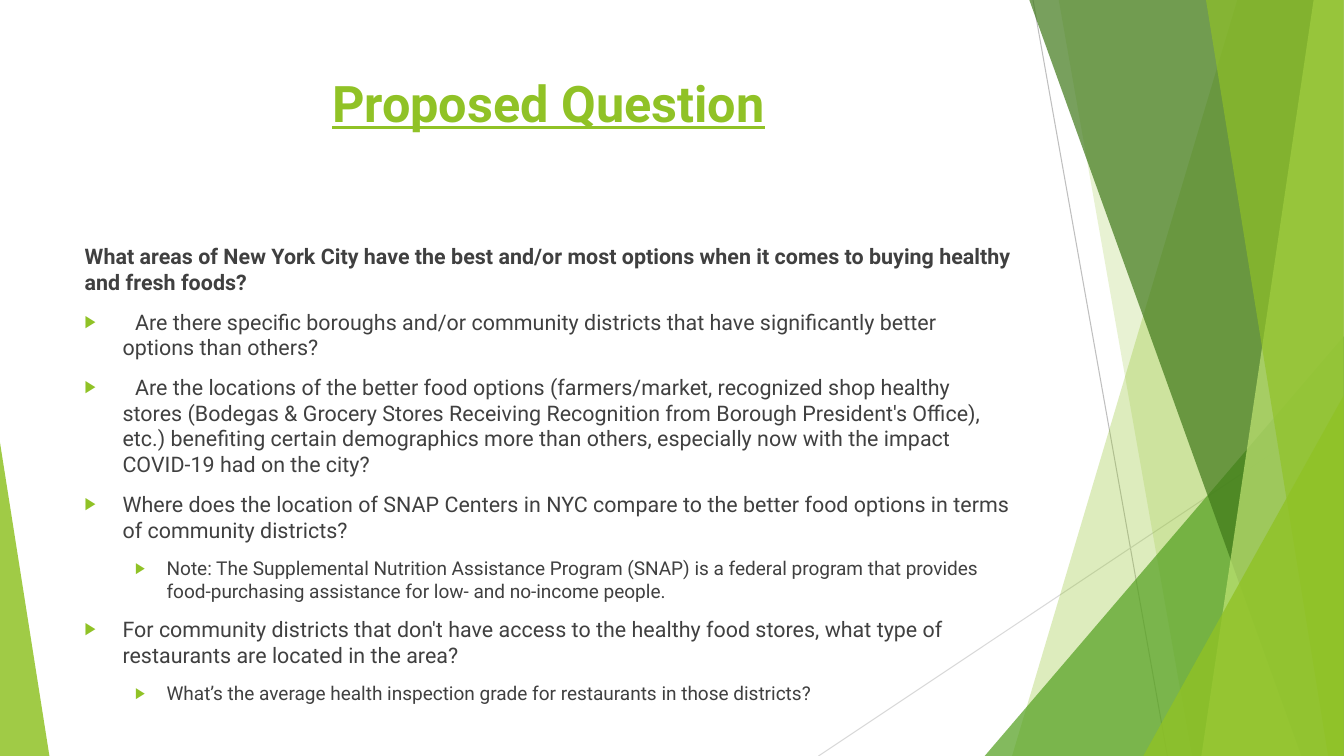
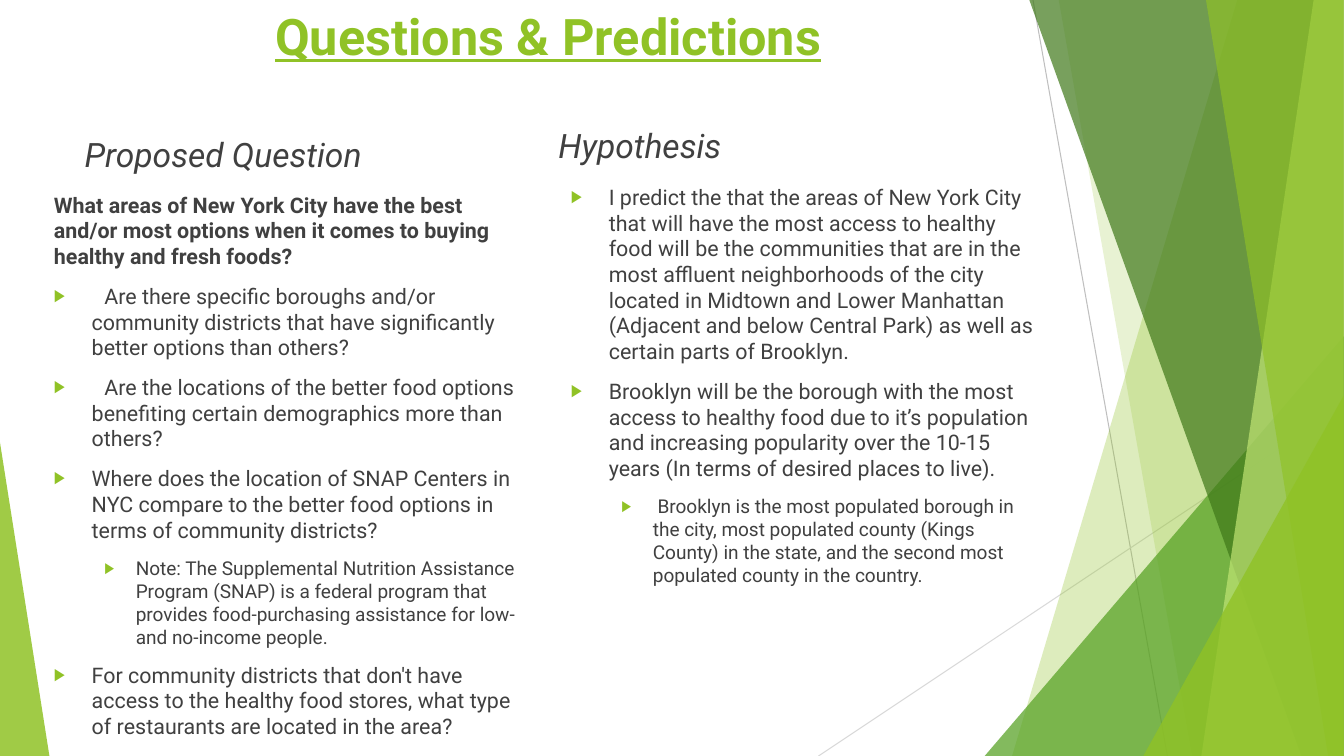
Before and after one commit to LJRollerII/NSS_Capstone_Project, a slide deck: slide 3 of presentation/Healthy_Food_Access_in_NYC.pptx. Drawn at 1344x756 pixels with LibreOffice and Linux fonts; fonts in the diff are those of the drawing. Boxes give left, top, right and bottom in pixels: in the first picture for what was removed or moved away, otherwise in the second. Text is boxed around its words. In the diff, an @@ line names an element or a change of style, - is before the commit and + after.

```diff
--- a/presentation/Healthy_Food_Access_in_NYC.pptx
+++ b/presentation/Healthy_Food_Access_in_NYC.pptx
@@ title added at (275, 17, 821, 62), 36 pt, text #90C226, bold, underline @@
+Questions & Predictions
@@ text "Proposed Question": place and size @@
-text "Proposed Question" at (332, 84, 764, 133)
+text "Proposed Question" at (85, 142, 362, 174)
@@ text "Proposed Question" at (85, 142, 362, 174): size 36 to 24 pt, text colour #90C226 to #404040, bold off, italic on, underline off; alignment centre to left; more space between paragraphs; vertical alignment top to bottom @@
@@ text added at (558, 133, 721, 165), 24 pt, text #404040, italic @@
+Hypothesis
@@ text "What areas of New York ...": place and size @@
-text "What areas of New York ..." at (85, 247, 1010, 663)
+text "What areas of New York ..." at (54, 196, 515, 734)
@@ text added at (609, 188, 1033, 586), 15.3 pt, text #404040 @@
+▶ I predict the that the areas of New York City that will have the most access to healthy food will be the communities that are in the most affluent neighborhoods of the city located in Midtown and Lower Manhattan (Adjacent and below Central Park) as well as certain parts of Brooklyn.
+▶ Brooklyn will be the borough with the most access to healthy food due to it’s population and increasing popularity over the 10-15 years (In terms of desired places to live).
+  ▶ Brooklyn is the most populated borough in the city, most populated county (Kings County) in the state, and the second most populated county in the country.
@@ text at (92, 378, 514, 446): text changed @@
-▶ Are the locations of the better food options (farmers/market, recognized shop healthy stores (Bodegas & Grocery Stores Receiving Recognition from Borough President's Office), etc.) benefiting certain demographics more than others, especially now with the impact COVID-19 had on the city?
+▶ Are the locations of the better food options benefiting certain demographics more than others?
```
Also in this commit, not shown: 9 other slides changed, 1 slide removed.
